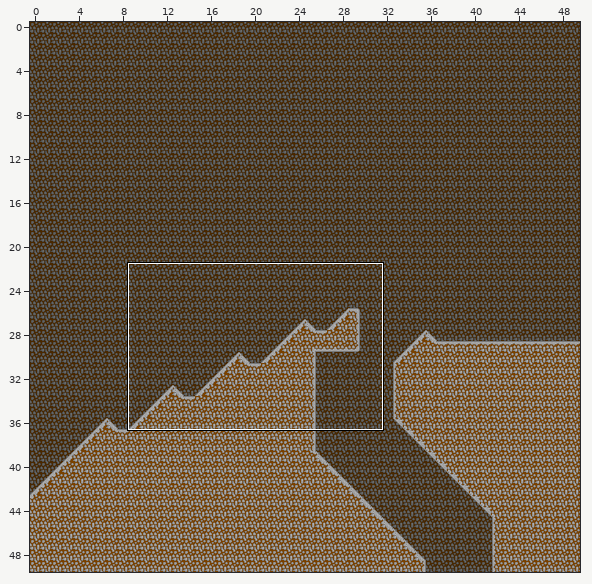
Two states of a Tiled map, src/assets/maps/level2.tmx. The picture above shows the old version from afar; the outline marks the close-up.
Close-up. Before the commit:
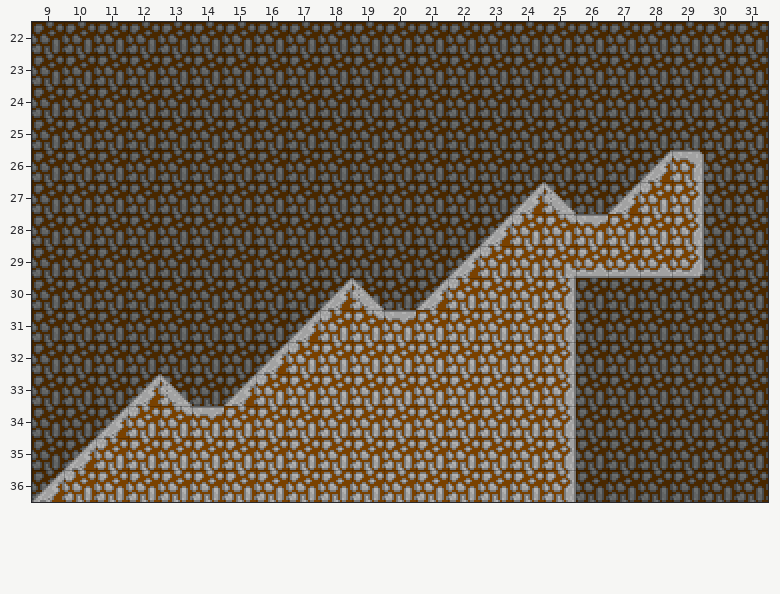
Cells are 16x16 px. Shown: x 9..31, y 22..36.
New version:
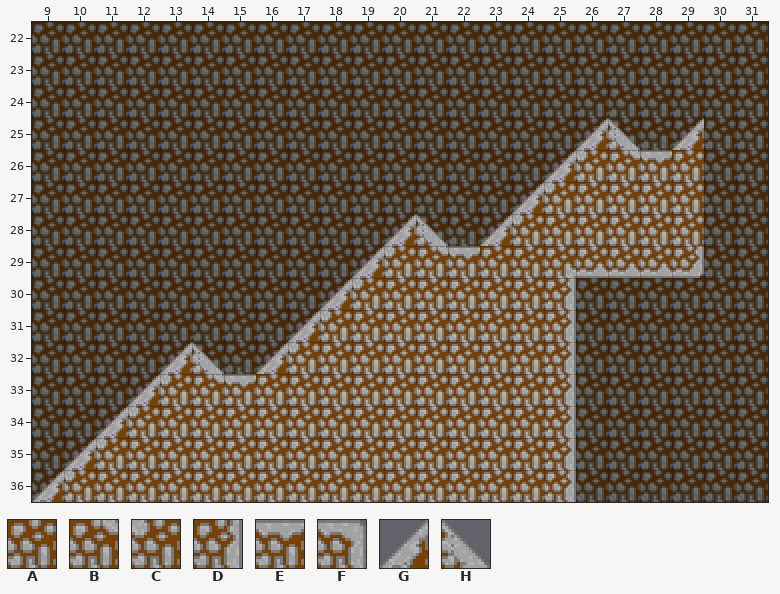
Key: from "cliffs": A 0, B 3, C 4, D 5, E 7, F 12, G 13, H 14.
_ is an empty cell.
Edits made:
{"where": "layer \"cliffs\""}
{"y":25,"x":26,"old":"__","new":"GH"}
{"y":25,"x":29,"old":"_","new":"G"}
{"y":26,"x":25,"old":"___GF","new":"GCBEA"}
{"y":27,"x":25,"old":"H_GCD","new":"CAAAA"}
{"y":28,"x":20,"old":"__","new":"GH"}
{"y":28,"x":25,"old":"BE","new":"AA"}
{"y":28,"x":29,"old":"D","new":"A"}
{"y":29,"x":19,"old":"___GC","new":"GCBEA"}
{"y":30,"x":19,"old":"H_GC","new":"CAAA"}
{"y":31,"x":19,"old":"BE","new":"AA"}
{"y":32,"x":13,"old":"__","new":"GH"}
{"y":33,"x":13,"old":"H_GC","new":"CBEA"}
{"y":34,"x":13,"old":"BE","new":"AA"}
{"label":"changed","picture_box":[544,118,704,246]}
{"label":"changed","picture_box":[352,214,492,322]}
{"label":"changed","picture_box":[160,342,268,418]}
